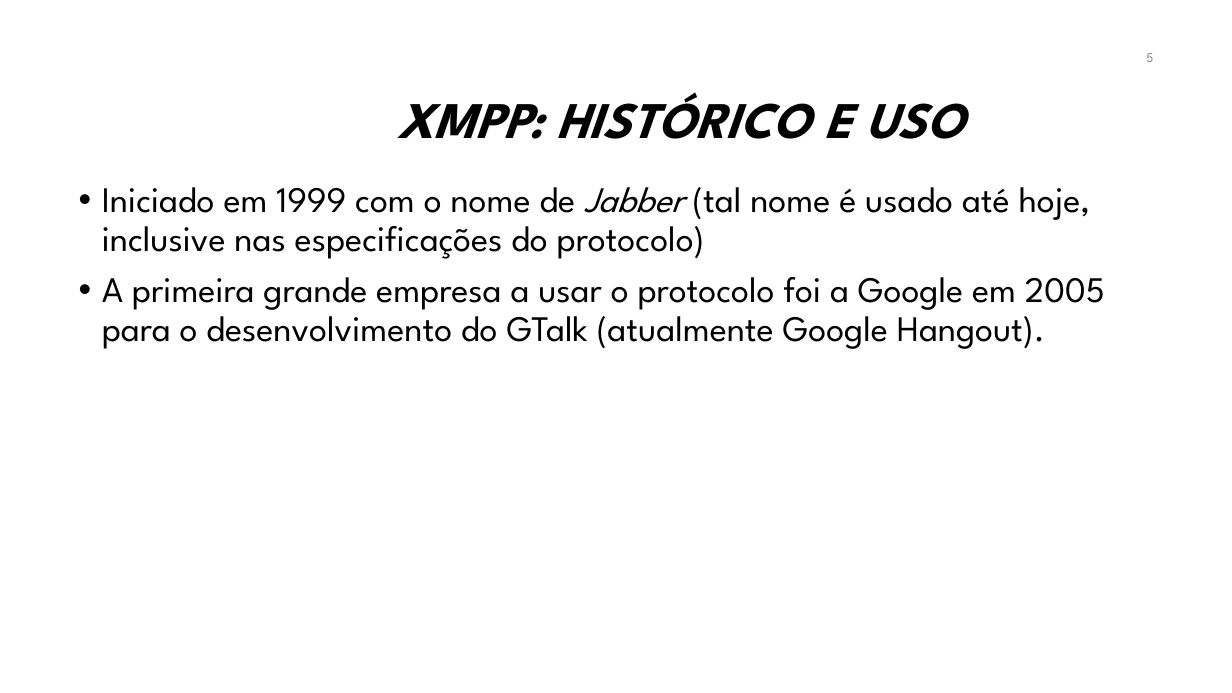
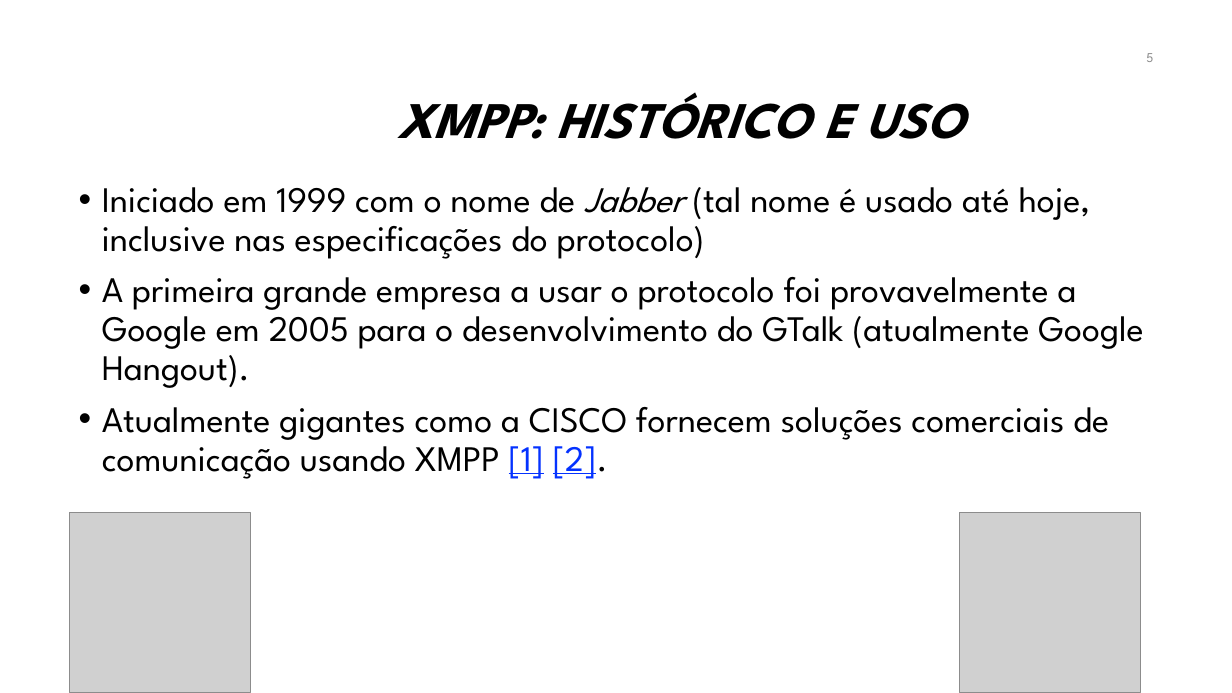
Before and after one commit to manoelcampos/sistemas-distribuidos, a slide deck: slide 5 of projects/03-xmpp/xmpp.pptx. Drawn at 1232x693 pixels with LibreOffice and Linux fonts; fonts in the diff are those of the drawing; grey boxes stand for pictures; background and template pictures are left out. Boxes give left, top, right and bottom in pixels: in the first picture for what was removed or moved away, otherwise in the second. Text is boxed around its words. In the diff, an @@ line names an element or a change of style, - is before the commit and + after.

Commit message:
Atualiza projeto XMPP

```diff
--- a/projects/03-xmpp/xmpp.pptx
+++ b/projects/03-xmpp/xmpp.pptx
@@ text at [102,277,1143,479]: text changed @@
-• A primeira grande empresa a usar o protocolo foi a Google em 2005 para o desenvolvimento do GTalk (atualmente Google Hangout).
+• A primeira grande empresa a usar o protocolo foi provavelmente a Google em 2005 para o desenvolvimento do GTalk (atualmente Google Hangout).
+• Atualmente gigantes como a CISCO fornecem soluções comerciais de comunicação usando XMPP [1] [2].
@@ picture added at [69,512,250,693] @@
@@ picture added at [959,512,1141,693] @@
```
Also in this commit, not shown: 7 other slides changed, 11 other files.
